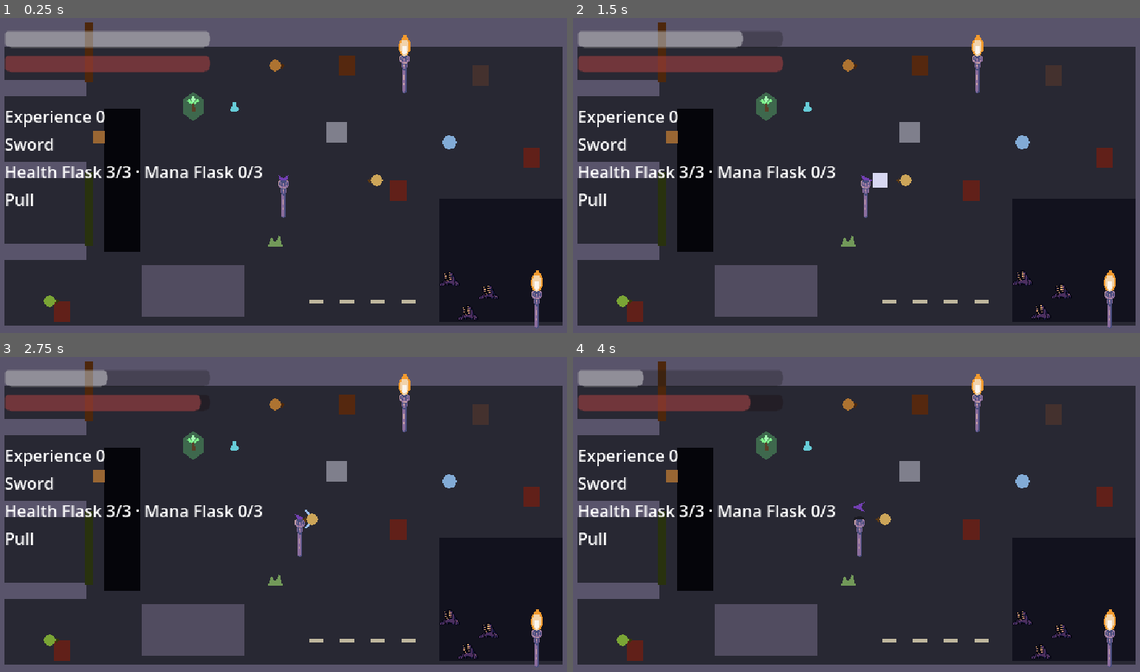
Above: before the commit, frames 1-4 (two rows, left to right).
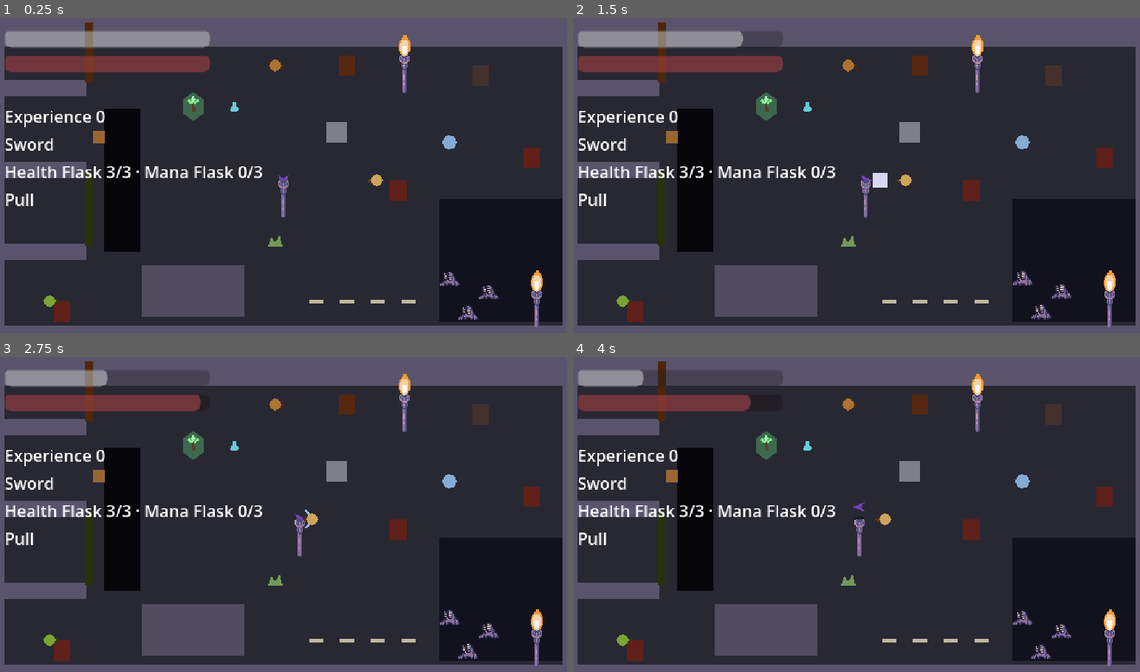
Above: after the commit, the same moments.

Repository: KrisUni/the-shattering
Game: Godot game, scene res://scenes/test_room.tscn
The game is run twice, just before and just after one commit, with the same random seed, the same clock (stepped at 60 frames per second) and the same inputs. Sound files missing from this copy of the repository are replaced by a short silence.
Inputs (mouse positions are in pixels of both pictures, inside the frame that each line leads up to):
- Up to frame 1 (0.25 s): no input
- Up to frame 2 (1.5 s): tap Enter at 0.5 s; move the mouse to (986, 162) at 0.52 s; hold D (move_right) 0.53-1.25 s; hold Shift (block) 0.53-1.25 s; click (986, 162) at 0.67 s; tap F (jump) at 0.77 s; drag from (737, 197) to (765, 292) at 1.27 s
- Up to frame 3 (2.75 s): move the mouse to (340, 445) at 2.02 s; hold D (move_right) from 2.03 s (still down); hold Shift (block) from 2.03 s (still down); click (340, 445) at 2.1 s
- Up to frame 4 (4 s): release D (move_right) at 2.75 s; release Shift (block) at 2.75 s; drag from (828, 586) to (918, 404) at 2.77 s; move the mouse to (1032, 568) at 3.52 s; hold A (move_left) from 3.53 s (still down); hold Shift (block) from 3.53 s (still down); tap C (cast_spell) at 3.6 s; tap F (jump) at 3.77 s

The runs differ from the first frame. In frame 1, 0.3% of the frame differs, in the area x 77-89%, y 80-97%; in frame 2, 0.3%, in the area x 77-89%, y 80-96%; in frame 3, 0.3%; in frame 4, 0.3%.

Commit message:
Fix flash shader, hold finished poses and refresh art docs (#77)
Co-Authored-By: Claude Sonnet 5.5 <noreply@anthropic.com>

Diff:
--- a/assets/shared/flash/flash.gdshader
+++ b/assets/shared/flash/flash.gdshader
@@ -7,6 +7,6 @@
 uniform float flash_amount : hint_range(0.0, 1.0) = 0.0;
 
 void fragment() {
-	vec4 base = texture(TEXTURE, UV) * COLOR;
+	vec4 base = COLOR; // already the texture times the modulate
 	COLOR = vec4(mix(base.rgb, flash_color.rgb, flash_amount), base.a);
 }
--- a/scenes/enemies/enemy_look.gd
+++ b/scenes/enemies/enemy_look.gd
@@ -3,7 +3,8 @@
 ## Makes an enemy's sprite show what the enemy is doing. It looks for an AnimatedSprite2D named
 ## Art in the enemy's Look; with none it does nothing, and the enemy tints its whole look as it
 ## always did. With one, it plays the animation for the enemy's state (idle, walk, strike, low,
-## unblockable, break, hurt, death; a name the sprite lacks is skipped) and draws the wind-up
+## unblockable, break, death; a name the sprite lacks is skipped; hurt is not played yet, since it
+## needs a hurt signal from the enemy, which is still open) and draws the wind-up
 ## flashes on the sprite itself, in palette colours, with a shader that leaves its alpha alone.
 ## It only reads the enemy and the sprite: no gameplay depends on it.
 
@@ -27,6 +28,7 @@
 var _material: ShaderMaterial
 var _broken_frames := 0
 var _shown_attack_frame := -1
+var _has_played := false
 
 
 func _ready() -> void:
@@ -82,7 +84,8 @@
 
 
 # Plays this animation, if the sprite has it. It starts over when it changes and at the first
-# frame of every attack, such as each swing of a combo.
+# frame of every attack, such as each swing of a combo. One that is not a loop and has ended
+# stays on its last frame for as long as the enemy is in that state.
 func _play(animation: StringName) -> void:
 	var frames := _art.sprite_frames
 	if frames == null or not frames.has_animation(animation):
@@ -90,7 +93,8 @@
 	var attack_frame: int = _enemy.attack_frame
 	var new_swing: bool = attack_frame == 0 and _shown_attack_frame != 0
 	_shown_attack_frame = attack_frame
-	if _art.animation != animation or new_swing or not _art.is_playing():
+	if _art.animation != animation or new_swing or not _has_played:
+		_has_played = true
 		_art.play(animation)
 
 
--- a/test/test_enemy_look.gd
+++ b/test/test_enemy_look.gd
@@ -33,15 +33,19 @@
 	_rig.stop_sampling()
 
 
-# A sprite named Art in the enemy's Look, with 1x1 frames for every animation name.
-func _give_art(enemy: Node) -> AnimatedSprite2D:
+# A sprite named Art in the enemy's Look, with 1x1 frames for every animation name. Each
+# animation has this many frames, run at 30 a second, and loops unless it is told not to.
+func _give_art(enemy: Node, frame_count := 1, looping := true) -> AnimatedSprite2D:
 	var frames := SpriteFrames.new()
 	frames.remove_animation(&"default")
 	for animation in ANIMATIONS:
 		frames.add_animation(animation)
+		frames.set_animation_loop(animation, looping)
+		frames.set_animation_speed(animation, 30.0)
 		var image := Image.create(1, 1, false, Image.FORMAT_RGBA8)
 		image.fill(Color.WHITE)
-		frames.add_frame(animation, ImageTexture.create_from_image(image))
+		for i in frame_count:
+			frames.add_frame(animation, ImageTexture.create_from_image(image))
 	var art := AnimatedSprite2D.new()
 	art.name = "Art"
 	art.sprite_frames = frames
@@ -228,3 +232,76 @@
 	await _rig.wait_frames(2)
 	assert_eq(enemy.get_node("Look").get_node_or_null("Art"), null, "no sprite was made")
 	assert_eq(enemy.modulate, Color.WHITE)
+
+
+# A finished pose is held on its last frame while the enemy stays in that state.
+func test_a_held_unblockable_pose_stays_on_its_last_frame_after_the_animation_ends() -> void:
+	var enemy = _rig.spawn_enemy()
+	var art := _give_art(enemy, 3, false)
+	_watch(enemy, art)
+	_rig.sample_also("frame", func() -> int: return art.frame)
+	_rig.sample_also("attack_frame", func() -> int: return enemy.attack_frame)
+	_rig.place_target(Vector2.RIGHT * _tuning.attack_range)
+	var round_frames := 0
+	for kind in _tuning.attack_pattern:
+		round_frames += _tuning.attack_of(kind).total_frames()
+	await _rig.wait_frames(round_frames + SETTLE_FRAMES)
+
+	var attack := _tuning.unblockable_attack
+	var held := _rig.samples.filter(func(s: Dictionary) -> bool:
+		return s.kind == UNBLOCKABLE and s.attack_frame >= 20 and s.attack_frame < attack.total_frames() - 5)
+	assert_gt(held.size(), attack.startup_frames / 2, "the unblockable outlasts its three frame animation")
+	for sample in held:
+		assert_eq(sample.animation, &"unblockable")
+		assert_eq(sample.frame, 2, "held on the last frame at attack frame %d" % sample.attack_frame)
+
+
+func test_a_held_break_pose_stays_on_its_last_frame_after_the_animation_ends() -> void:
+	var enemy = _rig.spawn_enemy()
+	var art := _give_art(enemy, 3, false)
+	_watch(enemy, art)
+	_rig.place_target(Vector2.RIGHT * _tuning.attack_range * 4.0)
+	var breaker := _rig.hitbox_over(enemy, NO_DAMAGE, "enemy_hurtbox")
+	breaker.stagger = _tuning.stagger_capacity
+	await _rig.wait_frames(SETTLE_FRAMES)
+	await _rig.swing(breaker, 1)
+	await _rig.wait_frames(_tuning.break_frames / 2)
+
+	assert_true(enemy.broken)
+	assert_eq(art.animation, &"break")
+	assert_eq(art.frame, 2, "held on the last frame")
+	assert_false(art.is_playing(), "and not started over")
+
+
+# A club combo is swing after swing with no walk between, all of them the `strike` animation, so
+# only a new swing tells the driver to start it again, and the flash at its start comes with it.
+func test_a_second_swing_of_a_combo_restarts_the_animation_and_flashes_cream() -> void:
+	var swing := AttackData.new()
+	swing.startup_frames = 12
+	swing.active_frames = 2
+	swing.recovery_frames = 8
+	swing.damage = 1.0
+	var tuning := _rig.tuning_with({
+		"attack_pattern": Array([EnemyTuning.AttackKind.COMBO], TYPE_INT, "", null),
+		"combo": Array([swing, swing], TYPE_OBJECT, "Resource", AttackData),
+	})
+	var enemy = _rig.spawn_enemy(tuning)
+	var art := _give_art(enemy, 2, false)
+	_watch(enemy, art)
+	_rig.sample_also("frame", func() -> int: return art.frame)
+	_rig.sample_also("attack_frame", func() -> int: return enemy.attack_frame)
+	_rig.place_target(Vector2.RIGHT * tuning.attack_range)
+	await _rig.wait_frames(2 * swing.total_frames() + SETTLE_FRAMES)
+
+	var starts: Array[int] = []
+	for i in _rig.samples.size():
+		if _rig.samples[i].attack_frame == 1 and _rig.samples[i].kind == EnemyTuning.AttackKind.COMBO:
+			starts.append(i)
+	assert_gte(starts.size(), 2, "two swings were made")
+	var before_second: Dictionary = _rig.samples[starts[1] - 2]
+	var second: Dictionary = _rig.samples[starts[1]]
+	assert_eq(before_second.animation, &"strike", "no walk between the swings")
+	assert_eq(before_second.frame, 1, "the first swing's animation had finished")
+	assert_eq(second.frame, 0, "the second swing starts it over")
+	assert_eq(second.amount, 1.0, "with its cream flash")
+	assert_eq(second.flash, CREAM)
--- /dev/null
+++ b/test/test_flash_shader.gd
@@ -0,0 +1,23 @@
+extends GutTest
+## The flash shader may only mix the sprite's colour toward the flash colour. In a canvas_item
+## fragment() Godot already hands over COLOR as the texture times the node's modulate, so a second
+## multiplication by the texture squares the sprite's own colours and darkens it even at flash
+## amount 0 (a half grey pixel came out at a quarter). Rendering needs a real display, which the
+## headless test runner does not have, so this checks the shader's source: that the base colour is
+## COLOR as it arrives, and that the texture is not sampled again.
+
+const SHADER_PATH := "res://assets/shared/flash/flash.gdshader"
+
+
+func _code() -> String:
+	var shader := load(SHADER_PATH) as Shader
+	assert_not_null(shader, "the flash shader should load")
+	return shader.code
+
+
+func test_the_base_colour_is_the_colour_godot_hands_over() -> void:
+	assert_true(_code().contains("vec4 base = COLOR;"), "the sprite's colour is COLOR as it arrives")
+
+
+func test_the_texture_is_not_multiplied_in_a_second_time() -> void:
+	assert_false(_code().contains("texture(TEXTURE"), "COLOR already holds the texture")
Not shown, added: test/test_flash_shader.gd.uid
Not shown, changed: assets/AGENTS.md
Not shown, changed: docs/art.md
